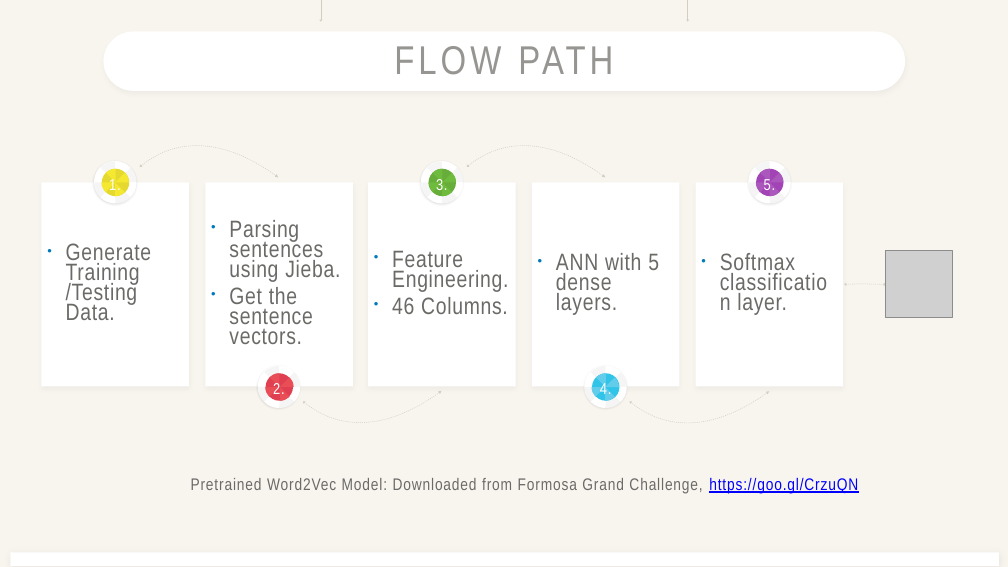
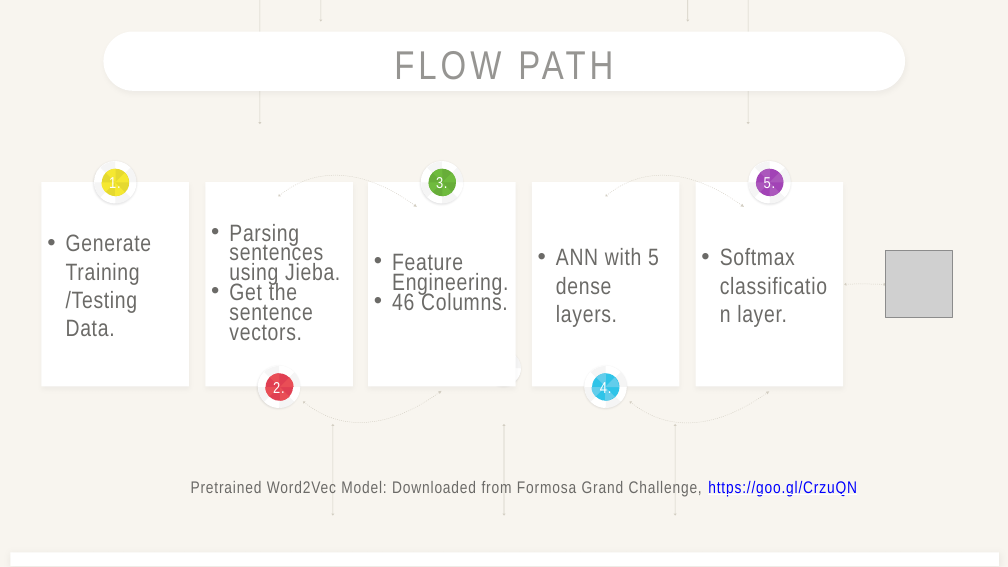
Before and after one commit to amy10260903/DSP_Lab_Final_Project, a slide deck: slide 2 of report/templates/DL_CT1.pptx. Drawn at 1008x567 pixels with LibreOffice and Linux fonts; fonts in the diff are those of the drawing; grey boxes stand for pictures. Boxes give left, top, right and bottom in pixels: in the first picture for what was removed or moved away, otherwise in the second. Text is boxed around its words. In the diff, an @@ line names an element or a change of style, - is before the commit and + after.

```diff
--- a/report/templates/DL_CT1.pptx
+++ b/report/templates/DL_CT1.pptx
@@ arrow added from (260, 0) to (260, 124), #D3CEC2 0.99 pt @@
@@ arrow (321, 0) - (321, 22): stroke #D3CEC2 1 pt to #D3CEC2 0.99 pt @@
@@ arrow (687, 0) - (687, 22): stroke #D3CEC2 1 pt to #D3CEC2 0.99 pt @@
@@ arrow added from (748, 0) to (748, 124), #D3CEC2 0.99 pt @@
@@ text "FLOW PATH" at <box>518,51,613,79</box>: size 76.4 to 76.5 pt; line spacing 0.8 to 1 @@
@@ freeform shape removed at <box>139,148,278,177</box> @@
@@ freeform shape removed at <box>467,148,605,177</box> @@
@@ line spacing 1.2 to 1; less space between paragraphs in 3 elements at <box>764,177,776,188</box>, <box>436,177,448,188</box>, <box>109,177,121,188</box> @@
@@ freeform shape added at <box>278,177,417,207</box>, outline #D3CEC2 0.99 pt @@
@@ freeform shape added at <box>605,177,744,207</box>, outline #D3CEC2 0.99 pt @@
@@ letter spacing 1.4 to 1.3 pt; line spacing 0.7 to 1; less space between paragraphs in 3 elements at <box>720,248,795,327</box>, <box>556,248,659,327</box>, <box>66,234,152,336</box> @@
@@ text "Parsing sentences using Jieba." at <box>229,224,340,340</box>: letter spacing 1.4 to 1.3 pt; less space between paragraphs @@
@@ text "Feature Engineering." at <box>392,253,508,310</box>: letter spacing 1.4 to 1.3 pt; less space between paragraphs @@
@@ outline redrawn in 3 elements at <box>429,183,442,192</box>, <box>760,169,770,182</box>, <box>770,183,779,196</box> @@
@@ ellipse added at <box>486,351,520,385</box>, fill #FFFFFF @@
@@ freeform shape added at <box>504,356,521,369</box>, fill #F5F5F5 @@
@@ freeform shape added at <box>504,369,521,381</box>, fill #FFFFFF @@
@@ freeform shape added at <box>504,369,516,386</box>, fill #F5F5F5 @@
@@ freeform shape at <box>629,391,769,421</box>: outline #D3CEC2 1 pt to #D3CEC2 0.99 pt @@
@@ double arrow added from (333, 424) to (333, 516), #D3CEC2 0.99 pt @@
@@ double arrow added from (504, 424) to (504, 516), #D3CEC2 0.99 pt @@
@@ double arrow added from (675, 424) to (675, 516), #D3CEC2 0.99 pt @@
@@ text "Pretrained Word2Vec Model: Downloaded from ..." at <box>191,481,857,497</box>: line spacing 0.9 to 1; less space between paragraphs @@
```
Also in this commit, not shown: 4 other slides changed.
